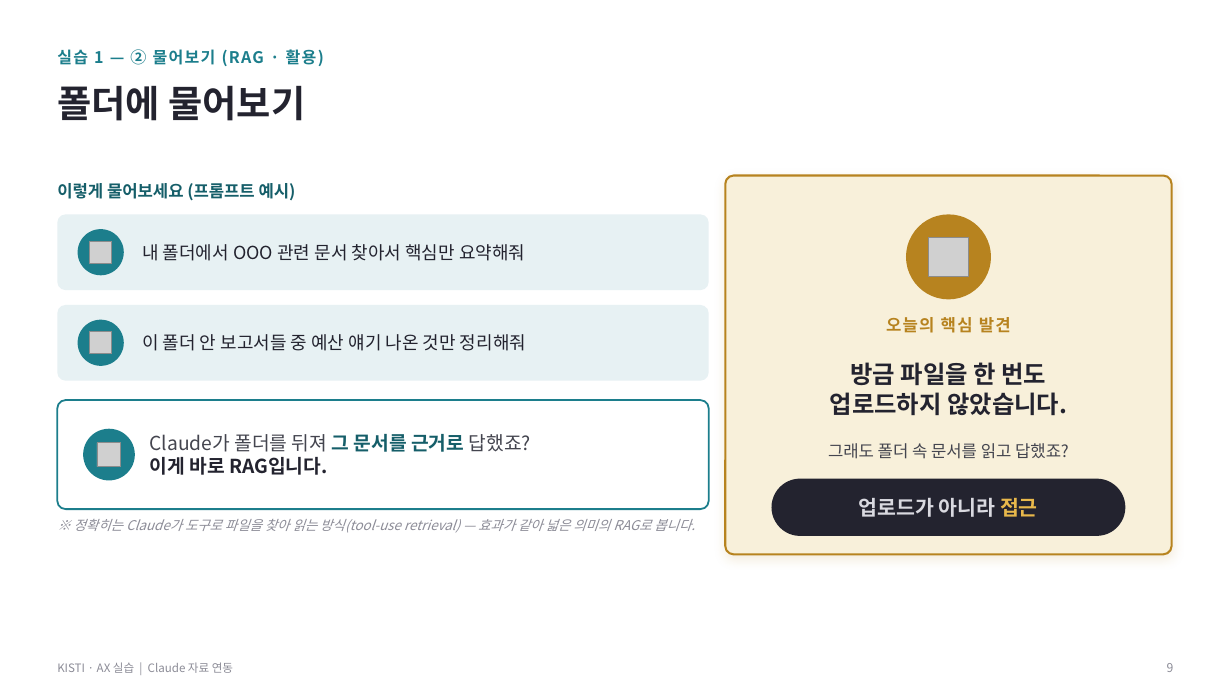
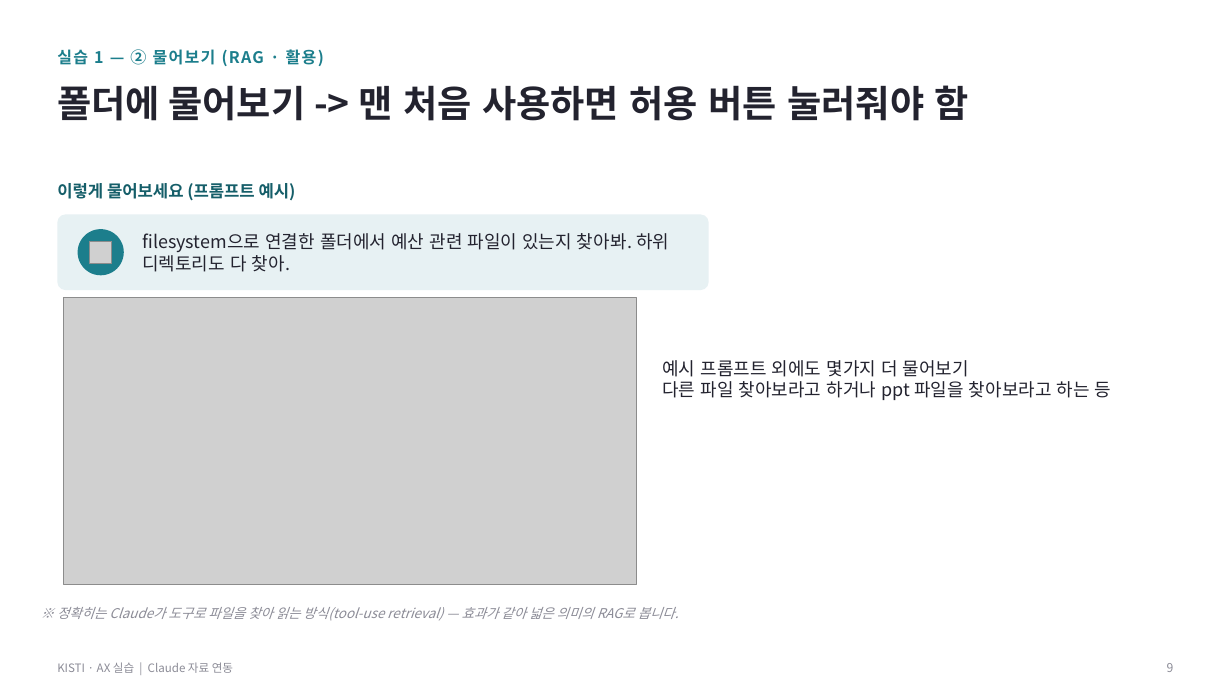
Before and after one commit to thinkinghs/lecture_6_18, a slide deck: slide 10 of 2차시_강의자료_합본.pptx. Drawn at 1232x693 pixels with LibreOffice and Linux fonts; fonts in the diff are those of the drawing; grey boxes stand for pictures. Boxes give left, top, right and bottom in pixels: in the first picture for what was removed or moved away, otherwise in the second. Text is boxed around its words. In the diff, an @@ line names an element or a change of style, - is before the commit and + after.

```diff
--- a/2차시_강의자료_합본.pptx
+++ b/2차시_강의자료_합본.pptx
@@ text at box(57, 85, 969, 121): text changed @@
-폴더에 물어보기
+폴더에 물어보기 -> 맨 처음 사용하면 허용 버튼 눌러줘야 함
@@ rounded rectangle removed at box(726, 176, 1172, 555) @@
@@ text at box(142, 233, 669, 272): text changed @@
-내 폴더에서 OOO 관련 문서 찾아서 핵심만 요약해줘
+filesystem으로 연결한 폴더에서 예산 관련 파일이 있는지 찾아봐. 하위 디렉토리도 다 찾아.
@@ ellipse removed at box(906, 214, 991, 299) @@
@@ picture removed at box(929, 238, 968, 276) @@
@@ picture added at box(63, 298, 637, 585) @@
@@ rounded rectangle removed at box(57, 305, 709, 381) @@
@@ ellipse removed at box(78, 320, 124, 366) @@
@@ text removed at box(886, 317, 1011, 333) @@
-오늘의 핵심 발견
@@ picture removed at box(90, 332, 112, 354) @@
@@ text removed at box(142, 334, 526, 351) @@
-이 폴더 안 보고서들 중 예산 얘기 나온 것만 정리해줘
@@ text added at box(662, 360, 1112, 400), 14 pt, text #23232F @@
+예시 프롬프트 외에도 몇가지 더 물어보기
+다른 파일 찾아보라고 하거나 ppt 파일을 찾아보라고 하는 등
@@ text removed at box(830, 362, 1067, 415) @@
-방금 파일을 한 번도
-업로드하지 않았습니다.
@@ rounded rectangle removed at box(57, 400, 709, 509) @@
@@ ellipse removed at box(83, 429, 135, 481) @@
@@ picture removed at box(97, 443, 121, 467) @@
@@ text removed at box(150, 434, 531, 475) @@
-Claude가 폴더를 뒤져 그 문서를 근거로 답했죠?
-이게 바로 RAG입니다.
@@ text removed at box(828, 443, 1069, 459) @@
-그래도 폴더 속 문서를 읽고 답했죠?
@@ rounded rectangle removed at box(772, 479, 1126, 536) @@
@@ text removed at box(859, 498, 1038, 517) @@
-업로드가 아니라 접근
@@ text "※ 정확히는 Claude가 도구로 파일을 ...": place and size @@
-text "※ 정확히는 Claude가 도구로 파일을 ..." at box(74, 519, 695, 533)
+text "※ 정확히는 Claude가 도구로 파일을 ..." at box(57, 607, 679, 620)
```
Also in this commit, not shown: 34 other slides changed, 4 slides added, 3 slides removed.
